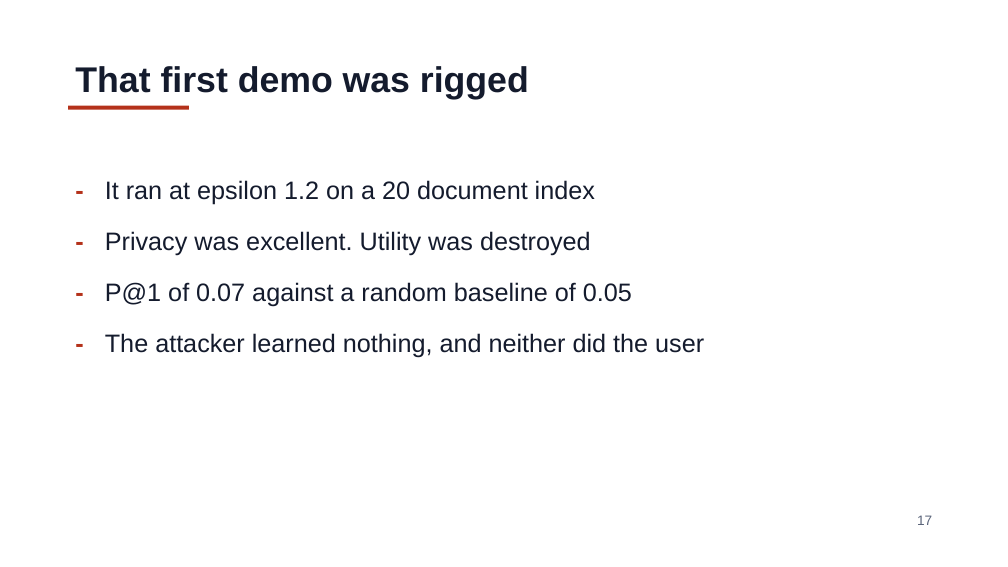
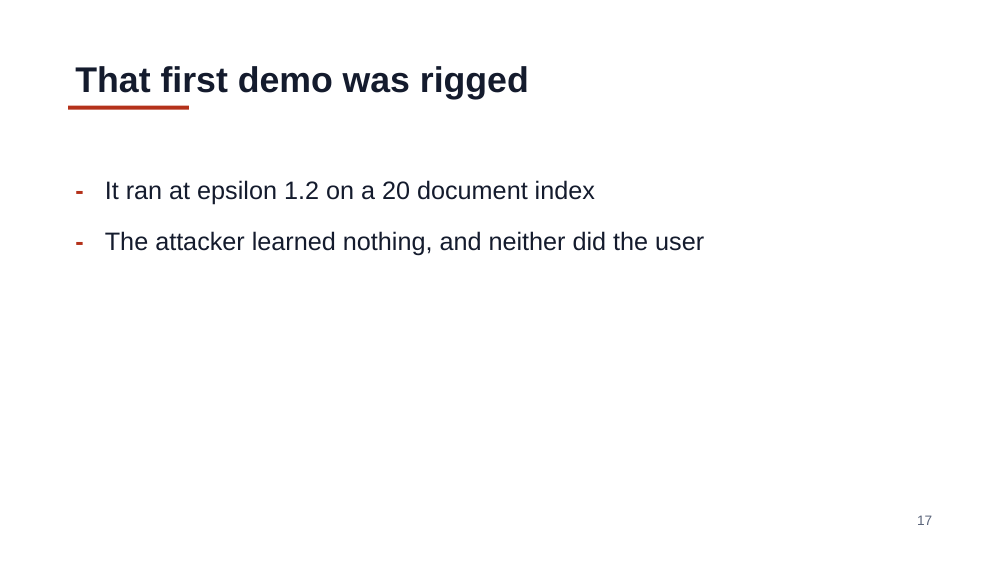
Before and after one commit to jzonthemtn/ldp-for-search, a slide deck: slide 17 of ldp_for_search_slides.pptx. Drawn at 1008x567 pixels with LibreOffice and Linux fonts; fonts in the diff are those of the drawing. Boxes give left, top, right and bottom in pixels: in the first picture for what was removed or moved away, otherwise in the second. Text is boxed around its words. In the diff, an @@ line names an element or a change of style, - is before the commit and + after.

```diff
--- a/ldp_for_search_slides.pptx
+++ b/ldp_for_search_slides.pptx
@@ text at (105, 231, 632, 307): paragraphs removed @@
-- Privacy was excellent. Utility was destroyed
-- P@1 of 0.07 against a random baseline of 0.05
```
Also in this commit, not shown: 9 other slides changed, 2 slides added, 2 slides removed, 8 other files.
